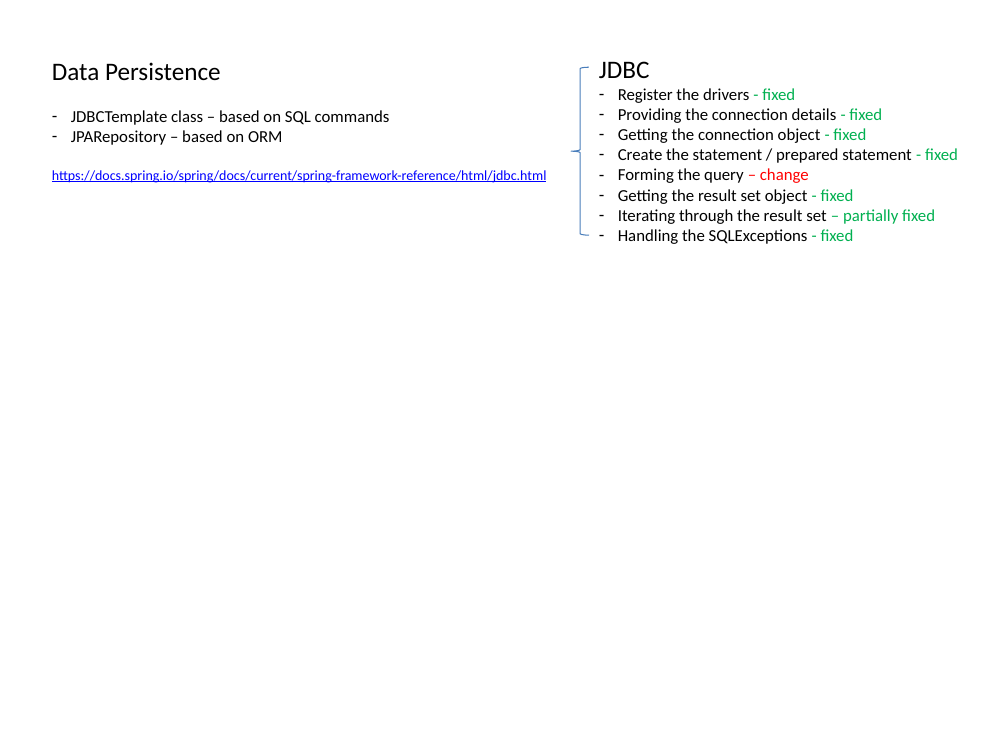
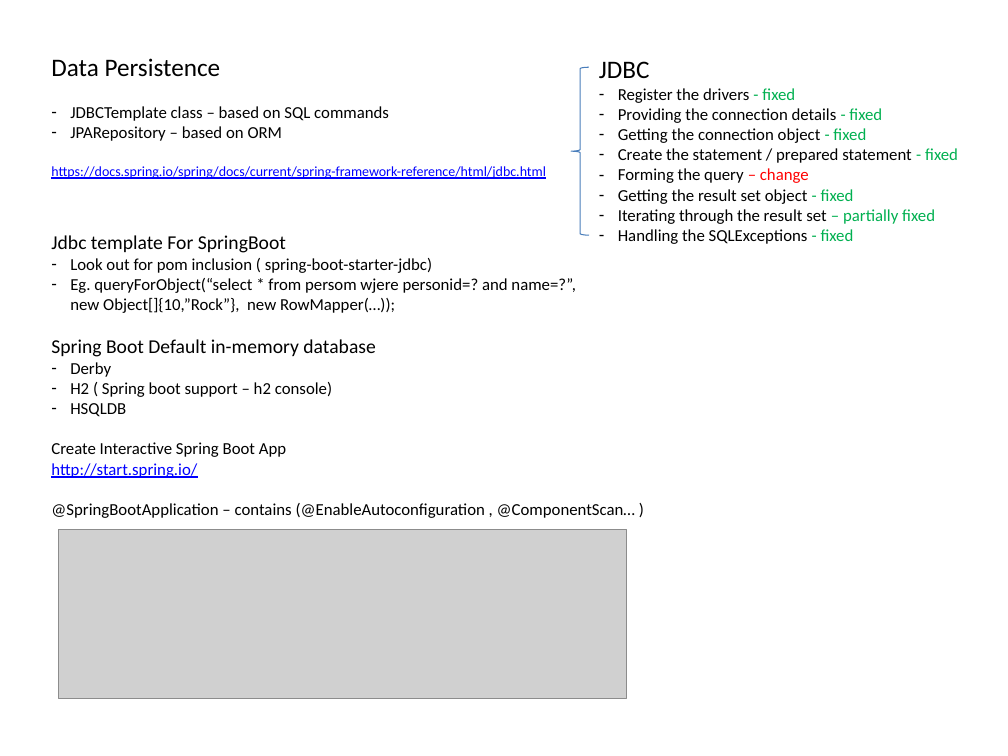
Before and after one commit to mdparthi/SpringBootApplication, a slide deck: slide 7 of info/SpringBootDocumentation.pptx. Drawn at 1008x756 pixels with LibreOffice and Linux fonts; fonts in the diff are those of the drawing; grey boxes stand for pictures. Boxes give left, top, right and bottom in pixels: in the first picture for what was removed or moved away, otherwise in the second. Text is boxed around its words. In the diff, an @@ line names an element or a change of style, - is before the commit and + after.

```diff
--- a/info/SpringBootDocumentation.pptx
+++ b/info/SpringBootDocumentation.pptx
@@ text at <box>51,235,635,518</box>: paragraphs added @@
+Jdbc template For SpringBoot
+– Look out for pom inclusion ( spring-boot-starter-jdbc)
+– Eg. queryForObject(“select * from persom wjere personid=? and name=?”,
+new Object[]{10,”Rock”}, new RowMapper(…));
+Spring Boot Default in-memory database
+– Derby
+– H2 ( Spring boot support – h2 console)
+– HSQLDB
+Create Interactive Spring Boot App
+http://start.spring.io/
+@SpringBootApplication – contains (@EnableAutoconfiguration , @ComponentScan… )
@@ picture added at <box>58,529,627,699</box> @@
```
Also in this commit, not shown: 1 slide added, 3 other files.
